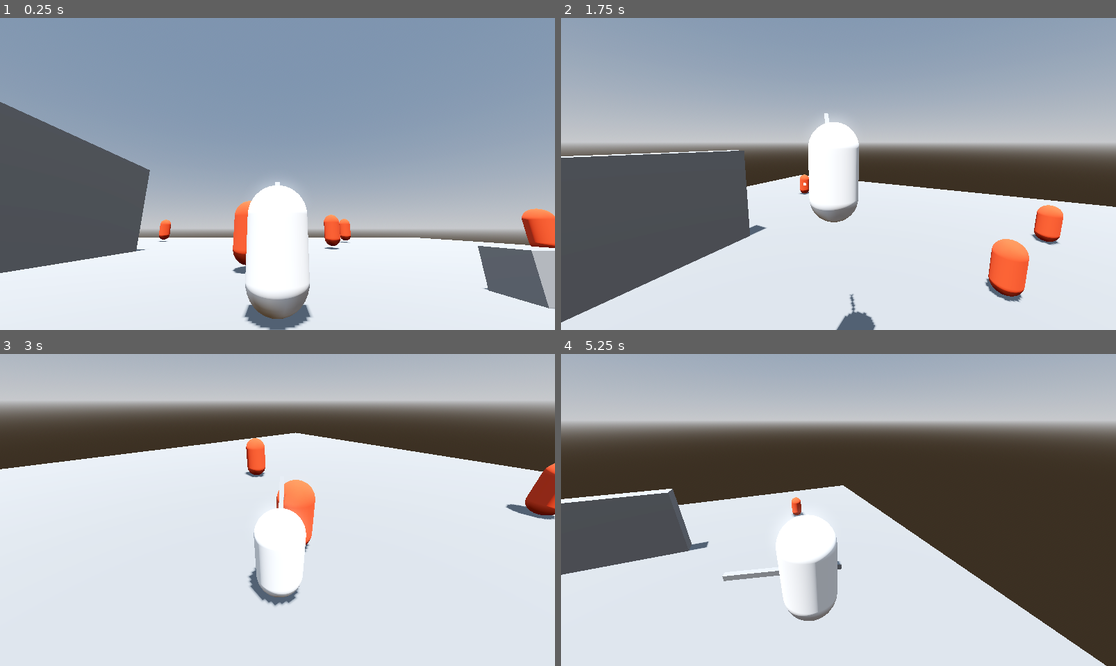
Above: before the commit, frames 1-4 (two rows, left to right).
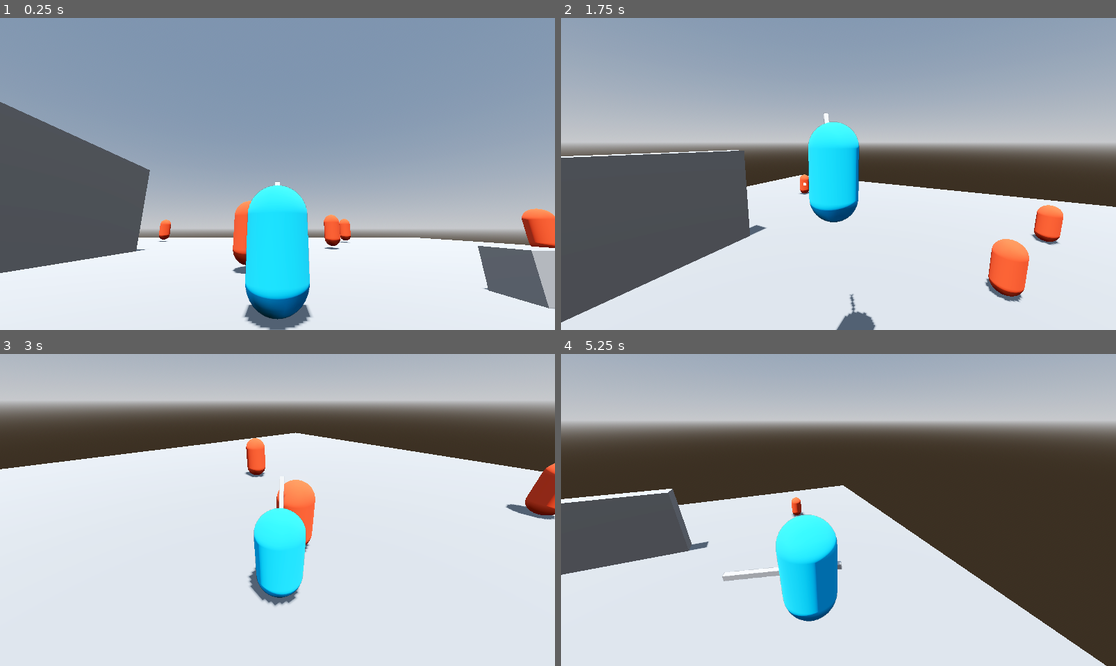
Above: after the commit, the same moments.

Repository: Snaiel/Godot4ThirdPersonCombatPrototype
Game: Godot game, scene res://scenes/Main.tscn
Two runs of this game, one before a commit and one after it. Both use one fixed random seed, a clock stepped at 60 frames per second and the inputs below.
Inputs (mouse positions are in pixels of both pictures, inside the frame that each line leads up to):
- Up to frame 1 (0.25 s): no input
- Up to frame 2 (1.75 s): move the mouse to (866, 174) at 0.52 s; hold W (forward) from 0.53 s (still down); click (866, 174) at 0.6 s; tap Space (jump) at 0.77, 1.52 s; move the mouse to (810, 174) at 1.27 s; tap Middle mouse button (lock_on) at 1.35 s
- Up to frame 3 (3 s): keep holding W (forward); move the mouse to (288, 503) at 2.02 s; click (288, 503) at 2.1 s; move the mouse to (271, 516) at 2.77 s; tap Middle mouse button (lock_on) at 2.85 s
- Up to frame 4 (5.25 s): keep holding W (forward); tap Space (jump) at 3.02, 3.77, 4.52 s; move the mouse to (877, 513) at 3.52 s; click (877, 513) at 3.6 s; move the mouse to (794, 506) at 4.27 s; tap Middle mouse button (lock_on) at 4.35 s; move the mouse to (844, 510) at 5.02 s; click (844, 510) at 5.1 s

The runs differ from the first frame. In frame 1, 4.3% of the frame differs, in the area x 44-56%, y 52-97%; in frame 2, 2.6%; in frame 3, 2.4%; in frame 4, 3.4%.

Commit message:
player transparent when camera close

Diff:
--- a/materials/player.gdshader
+++ /dev/null
@@ -1,15 +0,0 @@
-shader_type spatial;
-
-uniform float dist;
-
-uniform float fade_distance = 1;
-
-void fragment() {
-	// Calculate the alpha value based on the distance
-	float alpha = smoothstep(0.0, fade_distance, dist);
-	ALPHA = alpha;
-	// Discard the fragment if the alpha is zero
-	if (alpha <= 0.0) {
-		discard;
-	}
-}
--- a/materials/player.tres
+++ b/materials/player.tres
@@ -2,5 +2,4 @@
 
 [resource]
 albedo_color = Color(0.0666667, 0.607843, 0.870588, 1)
-distance_fade_mode = 1
 distance_fade_max_distance = 1.0
--- a/materials/player_shader_mat.tres
+++ b/materials/player_shader_mat.tres
@@ -1,6 +1,6 @@
 [gd_resource type="ShaderMaterial" load_steps=2 format=3 uid="uid://dp5o22jl53pqh"]
 
-[ext_resource type="Shader" path="res://materials/player.gdshader" id="1_dfnl7"]
+[ext_resource type="Shader" path="res://materials/transparent.gdshader" id="1_dfnl7"]
 
 [resource]
 render_priority = 0
--- /dev/null
+++ b/materials/transparent.gdshader
@@ -0,0 +1,13 @@
+shader_type spatial;
+
+render_mode unshaded;
+
+uniform sampler2D texture_albedo : source_color;
+uniform float alpha : hint_range(0.0, 1.0) = 0.5;
+
+void fragment() {
+    vec2 uv = SCREEN_UV;
+    vec4 albedo_tex = texture(texture_albedo,uv);
+    ALBEDO = albedo_tex.rgb;
+    ALPHA = albedo_tex.a * alpha;
+}
--- a/project.godot
+++ b/project.godot
@@ -59,6 +59,8 @@
 
 [layer_names]
 
+3d_render/layer_1="world"
+3d_render/layer_2="player"
 3d_physics/layer_1="world"
 3d_physics/layer_2="player"
 3d_physics/layer_3="weapon"
--- a/scenes/Player.tscn
+++ b/scenes/Player.tscn
@@ -1,21 +1,18 @@
-[gd_scene load_steps=11 format=3 uid="uid://dujukbu10vbmm"]
+[gd_scene load_steps=15 format=3 uid="uid://dujukbu10vbmm"]
 
 [ext_resource type="Script" path="res://scripts/player.gd" id="1_lgfyt"]
-[ext_resource type="Shader" path="res://materials/player.gdshader" id="2_0km7i"]
+[ext_resource type="Shader" path="res://materials/transparent.gdshader" id="2_5yhhf"]
 [ext_resource type="PackedScene" uid="uid://bkiap6xulr21q" path="res://scenes/Sword.tscn" id="2_7svmq"]
+[ext_resource type="Material" uid="uid://b4q186xjxc08v" path="res://materials/player.tres" id="2_fik2x"]
 [ext_resource type="Script" path="res://scripts/camera_controller.gd" id="3_fixly"]
+[ext_resource type="Script" path="res://scripts/player_renderer_cam.gd" id="5_wev00"]
+[ext_resource type="Script" path="res://scripts/player_renderer_plane.gd" id="7_fiinf"]
 
 [sub_resource type="CapsuleShape3D" id="CapsuleShape3D_lnhvg"]
 margin = 0.08
 
-[sub_resource type="ShaderMaterial" id="ShaderMaterial_ulq7f"]
-render_priority = 0
-shader = ExtResource("2_0km7i")
-shader_parameter/dist = null
-shader_parameter/fade_distance = 2.5
-
 [sub_resource type="CapsuleMesh" id="CapsuleMesh_cd64d"]
-material = SubResource("ShaderMaterial_ulq7f")
+material = ExtResource("2_fik2x")
 
 [sub_resource type="StandardMaterial3D" id="StandardMaterial3D_sxqrp"]
 albedo_color = Color(0.0666667, 0.607843, 0.870588, 1)
@@ -27,6 +24,15 @@
 [sub_resource type="SphereShape3D" id="SphereShape3D_iy1st"]
 radius = 0.1
 
+[sub_resource type="ShaderMaterial" id="ShaderMaterial_q04f7"]
+render_priority = 0
+shader = ExtResource("2_5yhhf")
+shader_parameter/alpha = 0.5
+
+[sub_resource type="PlaneMesh" id="PlaneMesh_mt6kj"]
+material = SubResource("ShaderMaterial_q04f7")
+size = Vector2(5, 5)
+
 [node name="Player" type="CharacterBody3D"]
 collision_layer = 2
 collision_mask = 9
@@ -36,6 +42,7 @@
 shape = SubResource("CapsuleShape3D_lnhvg")
 
 [node name="Model" type="MeshInstance3D" parent="."]
+layers = 2
 mesh = SubResource("CapsuleMesh_cd64d")
 
 [node name="Sword" parent="Model" instance=ExtResource("2_7svmq")]
@@ -55,3 +62,21 @@
 
 [node name="Camera3D" type="Camera3D" parent="CameraController"]
 transform = Transform3D(1, 0, 0, 0, 0.965926, -0.258819, 0, 0.258819, 0.965926, 0, 0, 0)
+cull_mask = 1048573
+
+[node name="PlayerViewport" type="SubViewport" parent="CameraController/Camera3D"]
+transparent_bg = true
+size = Vector2i(1152, 648)
+
+[node name="Camera3D" type="Camera3D" parent="CameraController/Camera3D/PlayerViewport" node_paths=PackedStringArray("cam")]
+cull_mask = 1048574
+script = ExtResource("5_wev00")
+cam = NodePath("../..")
+
+[node name="PlayerRenderer" type="MeshInstance3D" parent="CameraController/Camera3D" node_paths=PackedStringArray("viewport", "cam", "player")]
+transform = Transform3D(1, 0, 0, 0, 0.2544, -0.9671, 0, 0.9671, 0.2544, 0, -0.35794, -1.33585)
+mesh = SubResource("PlaneMesh_mt6kj")
+script = ExtResource("7_fiinf")
+viewport = NodePath("../PlayerViewport")
+cam = NodePath("..")
+player = NodePath("../../..")
--- a/scenes/Sword.tscn
+++ b/scenes/Sword.tscn
@@ -142,6 +142,7 @@
 
 [node name="MeshInstance3D" type="MeshInstance3D" parent="."]
 transform = Transform3D(1, 0, 0, 0, 0.766044, 0.642787, 0, -0.642787, 0.766044, 0, 0.507535, -0.426912)
+layers = 2
 cast_shadow = 0
 mesh = SubResource("BoxMesh_k3nak")
 
--- a/scripts/player.gd
+++ b/scripts/player.gd
@@ -72,13 +72,6 @@
 	_last_physics_pos = global_position
 
 
-func _process(_delta):
-	var dist = position.distance_to(_camera_controller.cam.global_position)
-#	print(position, ' ', _camera_controller.cam.global_position)
-#	print(position.distance_to(_camera_controller.cam.global_position))
-	var shader_mat = _model.get_active_material(0)
-	shader_mat.set_shader_parameter("dist", dist)
-
 func _on_lock_on_system_lock_on(enemy):
 	_lock_on_enemy = enemy
 	_camera_controller.lock_on(enemy)
--- /dev/null
+++ b/scripts/player_renderer_cam.gd
@@ -0,0 +1,7 @@
+extends Camera3D
+
+@export var cam: Camera3D
+
+# Called every frame. 'delta' is the elapsed time since the previous frame.
+func _physics_process(delta):
+	global_transform = cam.global_transform
--- /dev/null
+++ b/scripts/player_renderer_plane.gd
@@ -0,0 +1,20 @@
+extends MeshInstance3D
+
+@export var viewport: SubViewport
+@export var cam: Camera3D
+@export var player: Player
+
+@export_category("Fade Settings")
+@export var fade_distance = 2
+@export var fade_offset = 0.6
+
+var _mat: ShaderMaterial
+
+func _ready():
+	_mat = get_active_material(0)
+	_mat.set_shader_parameter("texture_albedo", viewport.get_texture())
+
+func _process(_delta):
+	var dist = player.global_position.distance_to(cam.global_position)
+	var alpha = smoothstep(0.0, fade_distance, dist - fade_offset)
+	_mat.set_shader_parameter("alpha", alpha)
